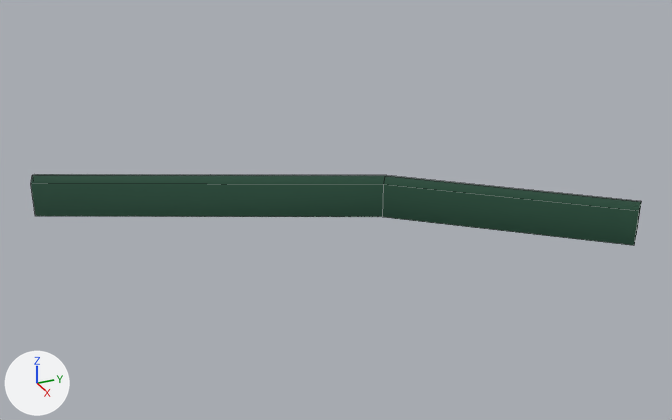
What one commit did to the FBX model BrackeysGameJam/Assets/_Main/Models/Walls/Ring81.fbx.
One viewpoint serves both versions: a 50 mm lens placed at (-27.7, 30.0, 40.2), pointed at (-104.7, 64.7, 1.6). The lights are fixed; the arrows at lower left show +X, +Y and +Z. Mesh edges are drawn as thin lines. Where no turn or scale is listed for an object, it has been applied to the vertices.

In view in the first picture: 'Ring81'.
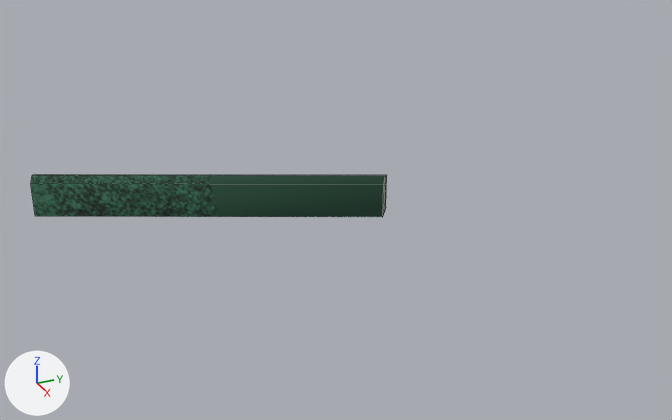
Where the change shows, as pixel boxes [x1, y1, x2, y2] in the pictures (672 x 420 px):
'Ring81', reshaped (42% narrower, 39% shorter)
    before: [31, 174, 641, 245]
    after: [31, 174, 387, 217]
part 1 of me_circle_087, cut back
    before: [383, 175, 641, 245]
    after: [383, 175, 387, 215]
part 2 of me_circle_087, surface changed
    both: [31, 174, 386, 217]

What the commit changed:
me_circle_087 is used by ob_ring81; location (0.0, 0.0, 0.0).
Verts and faces of me_circle_087; kept vertices keep their numbers, new ones are numbered from 16.
Before the commit, vertices of me_circle_087: 0 (-88.8, 88.8, 0.0) at pixel (634, 245), 1 (-104.4, 69.8, 0.0) at pixel (382, 217), 3 (-90.6, 90.6, 0.0) at pixel (636, 234), 4 (-106.5, 71.2, 0.0), 6 (-88.8, 88.8, 3.6) at pixel (639, 211).
Before the commit, vertices of me_circle_087: 7 (-104.4, 69.8, 3.6) at pixel (383, 184), 9 (-90.6, 90.6, 3.6) at pixel (641, 201), 10 (-106.5, 71.2, 3.6) at pixel (386, 175), 12 (-89.7, 89.7, 4.0) at pixel (641, 202), 13 (-105.5, 70.5, 4.0) at pixel (385, 176).
me_circle_087 had 16 vertices, 10 faces and spanned x -121.6..-88.8, y 37.5..90.6, z 0.0..4.0.
me_circle_087 now has 12 vertices, 8 faces and spans x -121.6..-104.4, y 37.5..71.2, z 0.0..4.0.
Part 1, on me_circle_087:
Vertices deleted: 0, 3, 6, 9, 12 (with the faces that use them).
New vertex 16 is at (-105.5, 70.5, 0.0), pixel (384, 212).
New faces: (4, 10, 13, 16), (1, 16, 13, 7).
me_circle_087 part 2: 6 kept faces spanning x -121.6..-104.4, y 37.5..71.2, z 0.0..4.0 get new texture (UV) coordinates.
